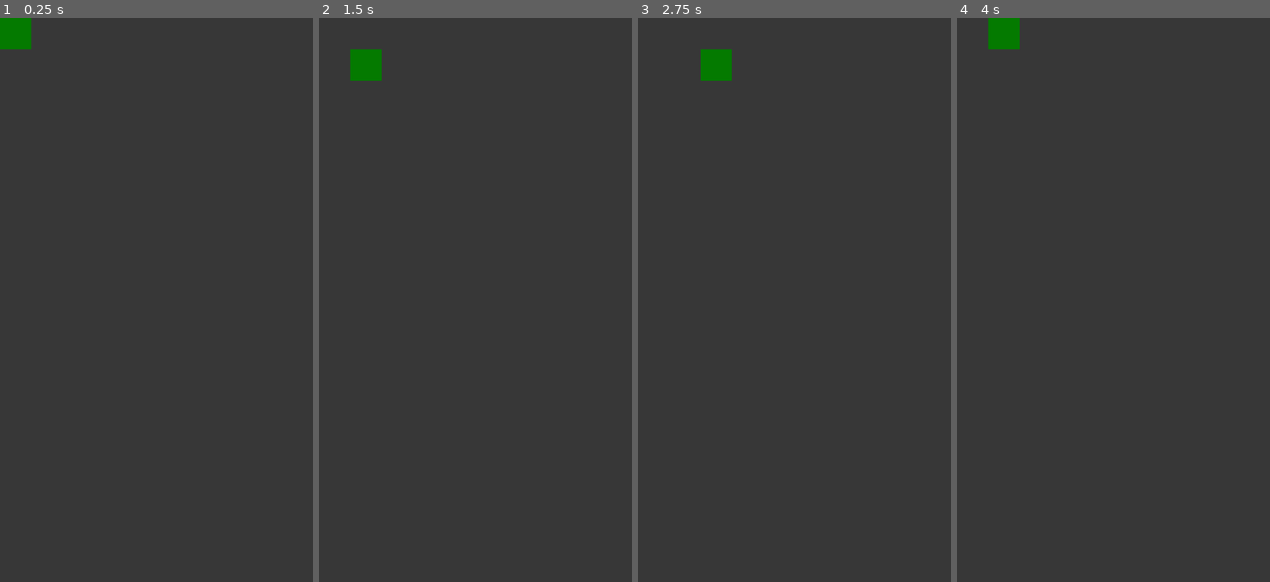
Above: before the commit, frames 1-4 (left to right).
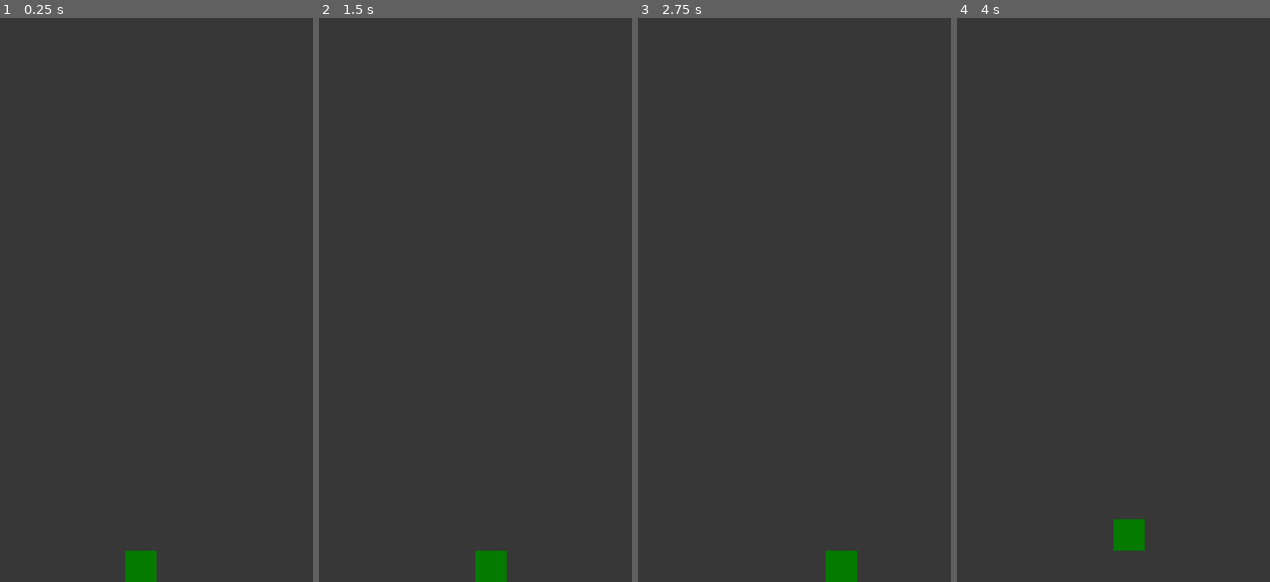
Above: after the commit, the same moments.

Repository: fredchien3/20-game-challenge
Game: Godot game, scene res://scenes/main.tscn
The game is run twice, just before and just after one commit, with the same random seed, the same clock (stepped at 60 frames per second) and the same inputs.
Inputs:
- Up to frame 1 (0.25 s): no input
- Up to frame 2 (1.5 s): tap Enter at 0.5 s; hold Right (move_right) 0.53-1.28 s; tap Space at 1.25 s; hold S (move_down) from 1.28 s (still down)
- Up to frame 3 (2.75 s): tap Enter at 2 s; release S (move_down) at 2.03 s; hold Right (move_right) from 2.03 s (still down)
- Up to frame 4 (4 s): tap Space at 2.75 s; release Right (move_right) at 2.78 s; hold W (move_up) 2.78-3.53 s; tap Enter at 3.5 s; hold A (move_left) from 3.53 s (still down)

The runs differ from the first frame. In frame 1, 1.1% of the frame differs, in the area x 0-50%, y 0-100%; in frame 2, 1.1%, in the area x 9-60%, y 5-100%; in frame 3, 1.1%; in frame 4, 1.1%.

Commit message:
Implement world boundary

Diff:
--- a/3--frogger/scenes/frog.gd
+++ b/3--frogger/scenes/frog.gd
@@ -5,11 +5,26 @@
 const JUMP_VELOCITY = -400.0
 
 func _process(delta: float) -> void:
+	var new_pos = position
+
 	if Input.is_action_just_pressed("move_left"):
-		position.x -= 64
+		new_pos.x -= 64
 	elif Input.is_action_just_pressed("move_right"):
-		position.x += 64
+		new_pos.x += 64
 	elif Input.is_action_just_pressed("move_up"):
-		position.y -= 64
+		new_pos.y -= 64
 	elif Input.is_action_just_pressed("move_down"):
-		position.y += 64
+		new_pos.y += 64
+
+	if in_bounds(new_pos):
+		position = new_pos
+
+func in_bounds(new_pos) -> bool:
+	if new_pos.x < 0 or new_pos.y < 0:
+		return false
+
+	var viewport_size = get_viewport().size
+	if new_pos.x >= viewport_size[0] or new_pos.y >= viewport_size[1]:
+		return false
+
+	return true
--- a/3--frogger/scenes/main.tscn
+++ b/3--frogger/scenes/main.tscn
@@ -1,12 +1,24 @@
-[gd_scene load_steps=2 format=3 uid="uid://d2xckpw4qhijp"]
+[gd_scene load_steps=3 format=3 uid="uid://d2xckpw4qhijp"]
 
 [ext_resource type="PackedScene" uid="uid://ivpxyjlfyggg" path="res://scenes/frog.tscn" id="1_o5qli"]
 
+[sub_resource type="RectangleShape2D" id="RectangleShape2D_o5qli"]
+size = Vector2(640, 1152)
+
 [node name="Main" type="Node2D"]
 
-[node name="ColorRect" type="ColorRect" parent="."]
+[node name="Map" type="Node2D" parent="."]
+
+[node name="Background" type="ColorRect" parent="Map"]
 offset_right = 640.0
 offset_bottom = 1152.0
 color = Color(0.214103, 0.214103, 0.214103, 1)
 
-[node name="Frog" parent="." instance=ExtResource("1_o5qli")]
+[node name="Area2D" type="Area2D" parent="Map"]
+
+[node name="CollisionShape2D" type="CollisionShape2D" parent="Map/Area2D"]
+position = Vector2(320, 576)
+shape = SubResource("RectangleShape2D_o5qli")
+
+[node name="Frog" parent="Map" instance=ExtResource("1_o5qli")]
+position = Vector2(256, 1088)
